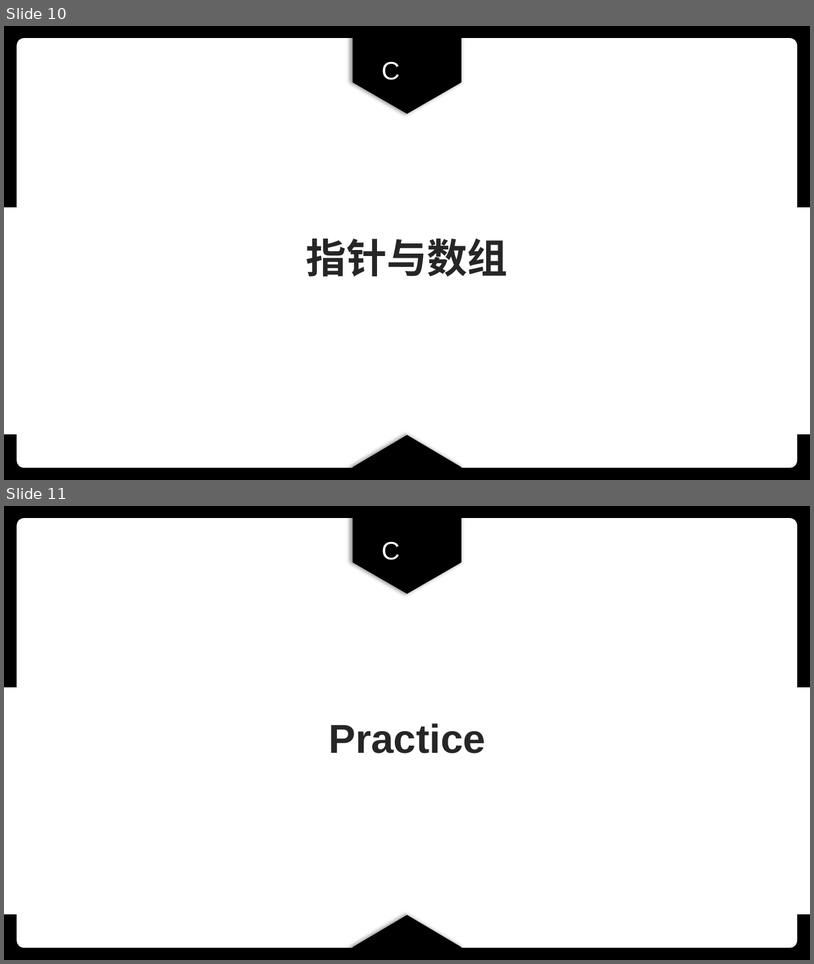
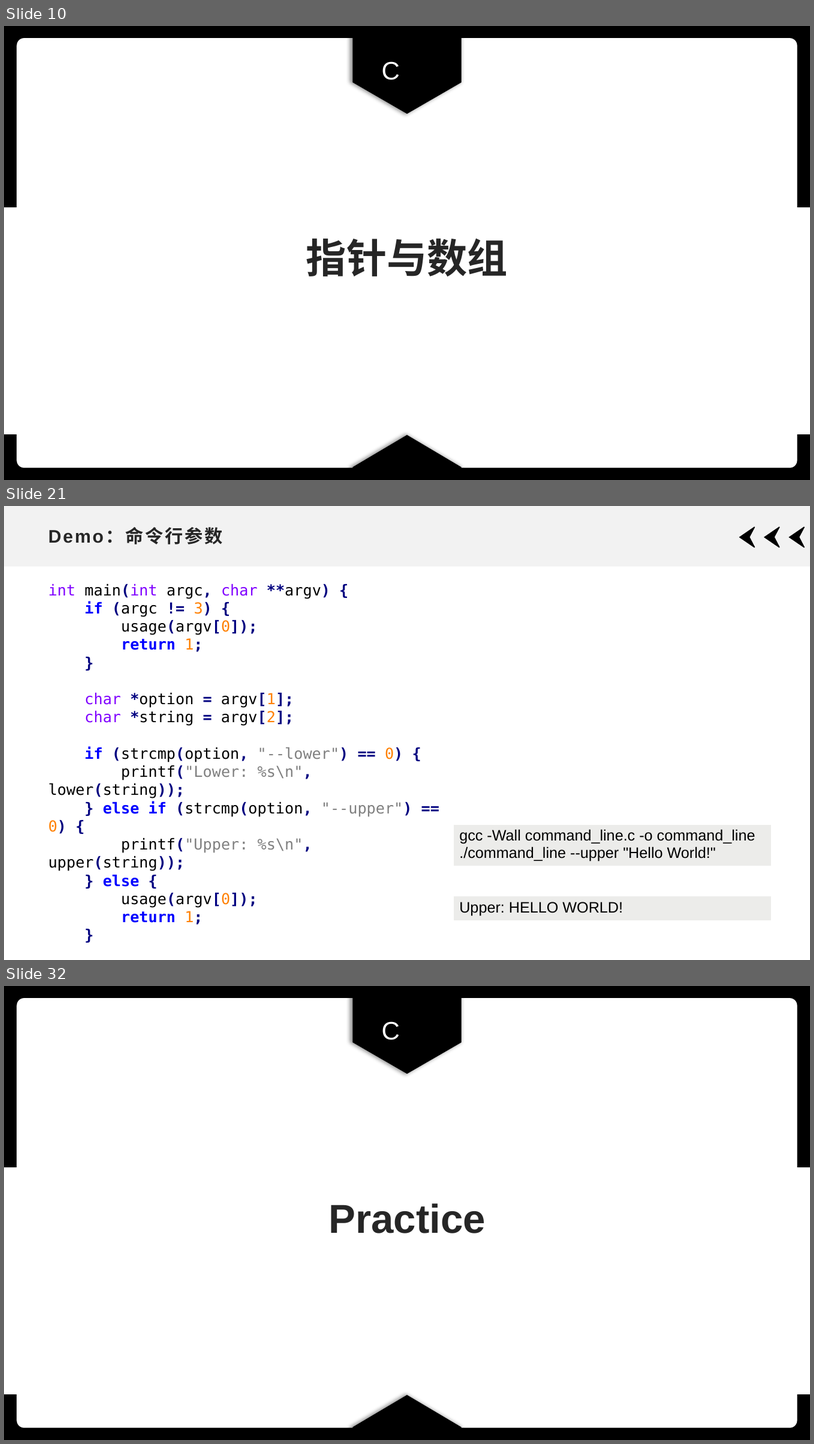
Before and after one commit to xdai02/C, a slide deck: slides/Chapter7.pptx. Shown one above the other, each under a label of ours: slides 10 and 11 before the commit, slides 10, 21 and 32 after it; the slides between them are not shown. The pictures are 814x964 and 814x1444 pixels, drawn with LibreOffice and Linux fonts; fonts in the diff are those of the drawing. Boxes give left, top, right and bottom in pixels: in the first picture for what was removed or moved away, otherwise in the second. Text is boxed around its words. In the diff, an @@ line names an element or a change of style, - is before the commit and + after.

```diff
--- a/slides/Chapter7.pptx
+++ b/slides/Chapter7.pptx
@@ slide 21 added at (4, 506, 810, 960), background #FFFFFF @@
@@ rectangle added at (4, 506, 810, 567), fill #F2F2F2 @@
@@ title added at (48, 528, 223, 544), 21.6 pt, text #262626, bold @@
+Demo：命令行参数
@@ freeform shape added at (741, 527, 756, 547), fill #000000, outline #000000 1 pt @@
@@ freeform shape added at (765, 527, 780, 547), fill #000000, outline #000000 1 pt @@
@@ freeform shape added at (790, 527, 805, 547), fill #000000, outline #000000 1 pt @@
@@ text added at (48, 584, 413, 924), 18 pt, text #000000 @@
+int main(int argc, char **argv) {
+if (argc != 3) {
+usage(argv[0]);
+return 1;
+}
+char *option = argv[1];
+char *string = argv[2];
+if (strcmp(option, "--lower") == 0) {
+printf("Lower: %s\n", lower(string));
+} else if (strcmp(option, "--upper") == 0) {
+printf("Upper: %s\n", upper(string));
+} else {
+usage(argv[0]);
+return 1;
+}
+return 0;
+}
@@ table added at (453, 824, 772, 867), 1 rows, 1 columns @@
+gcc -Wall command_line.c -o command_line / ./command_line --upper "Hello World!"
@@ table added at (453, 895, 772, 921), 1 rows, 1 columns @@
+Upper: HELLO WORLD!
@@ what was slide 11 is now slide 32 @@
```
Also in this commit, not shown: 6 slides changed, 20 other slides added, 2 other files.
